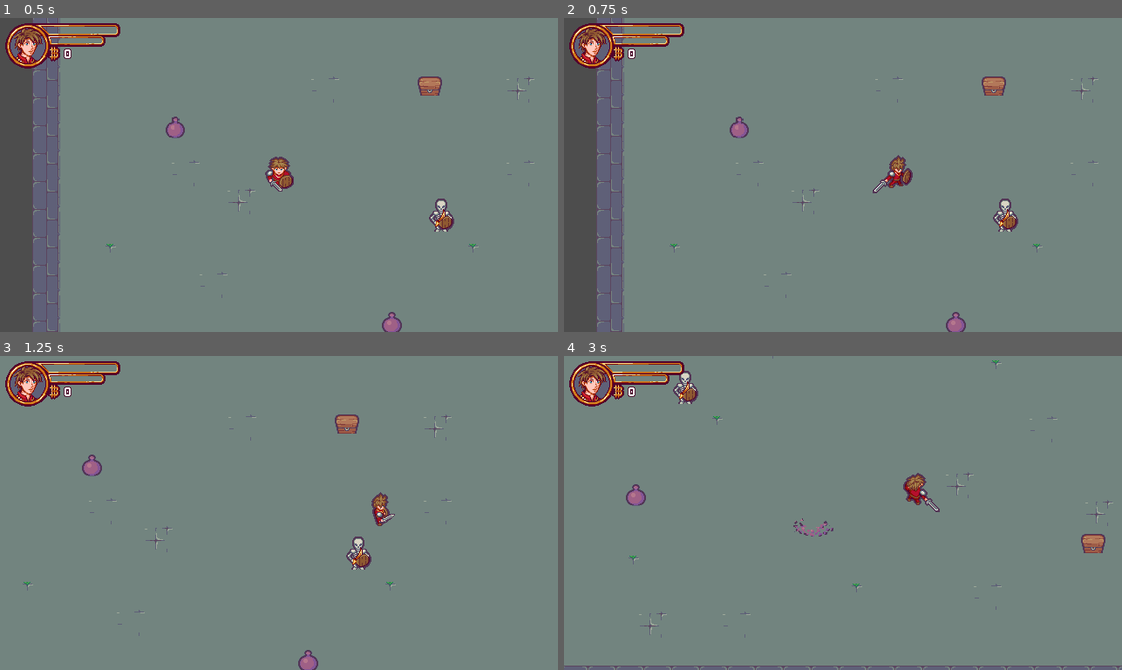
Above: before the commit, frames 1-4 (two rows, left to right).
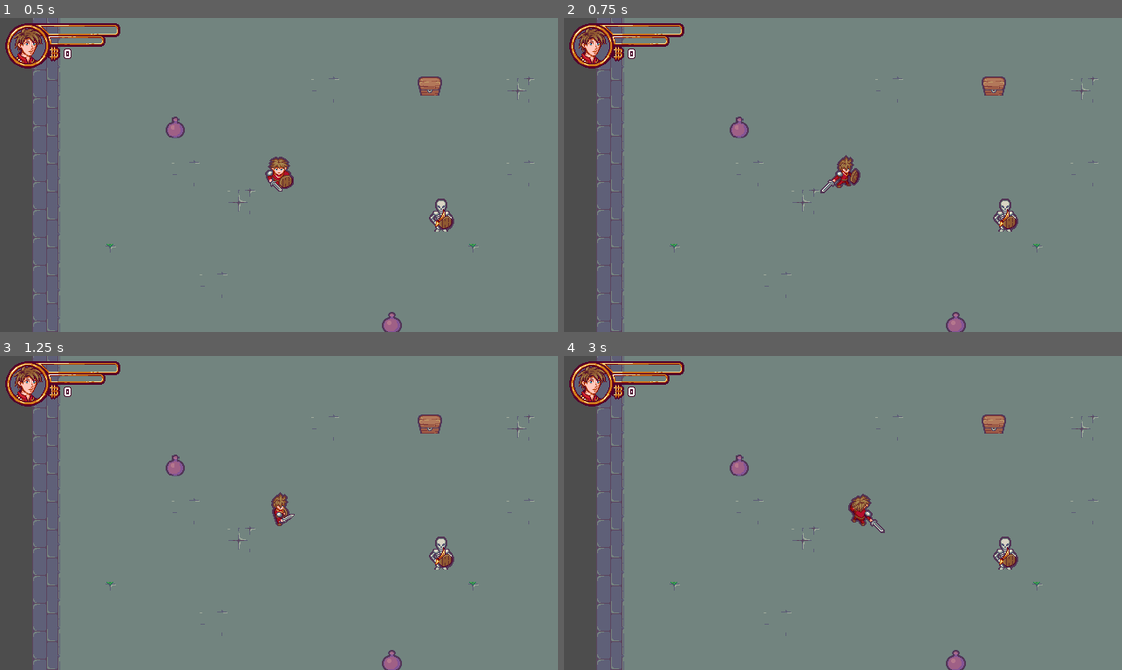
Above: after the commit, the same moments.

Repository: sylvainlap/game-002
Game: Godot game, scene res://Scenes/Levels/level.tscn
The game is run twice, just before and just after one commit, with the same random seed, the same clock (stepped at 60 frames per second) and the same inputs. Sound files missing from this copy of the repository are replaced by a short silence.
Inputs:
- Up to frame 1 (0.5 s): no input
- Up to frame 2 (0.75 s): tap Enter (ui_accept) at 0.5, 0.6 s; hold Right (ui_right) from 0.53 s (still down)
- Up to frame 3 (1.25 s): keep holding Right (ui_right); tap Enter (ui_accept) at 0.77, 1.07 s
- Up to frame 4 (3 s): release Right (ui_right) at 1.28 s; hold Down (ui_down) 1.28-2.03 s; tap Enter (ui_accept) at 1.35, 1.52, 1.82, 2.1, 2.85 s; hold Right (ui_right) 2.03-2.78 s; hold Up (ui_up) from 2.78 s (still down)

Frame 1 is identical in both runs. In frame 2, 0.8% of the frame differs, in the area x 45-63%, y 43-56%; in frame 3, 12%; in frame 4, 13%, in the area x 0-100%, y 0-100%.

Commit message:
chore(state_machine): new archi

Diff:
--- /dev/null
+++ b/Scenes/Actors/Character/States/attack.gd
@@ -0,0 +1,2 @@
+extends State
+class_name CharacterAttackState
--- /dev/null
+++ b/Scenes/Actors/Character/States/idle.gd
@@ -0,0 +1,2 @@
+extends State
+class_name CharacterIdleState
--- /dev/null
+++ b/Scenes/Actors/Character/States/move.gd
@@ -0,0 +1,6 @@
+extends State
+class_name CharacterMoveState
+
+func update(delta: float) -> void:
+	owner.velocity = owner.moving_direction * owner.SPEED
+	owner.move_and_slide()
--- a/Scenes/Actors/Character/character.gd
+++ b/Scenes/Actors/Character/character.gd
@@ -11,13 +11,13 @@
 	set_moving_direction(direction.normalized())
 
 	if Input.is_action_just_pressed("ui_accept"):
-		set_state(STATE.ATTACK)
+		state_machine.set_state("Attack")
 
-	if get_state() != STATE.ATTACK:
+	if state_machine.get_state_name() != "Attack":
 		if get_moving_direction() == Vector2.ZERO:
-			set_state(STATE.IDLE)
+			state_machine.set_state("Idle")
 		else:
-			set_state(STATE.MOVE)
+			state_machine.set_state("Move")
 
 
 func _interaction_attempt() -> bool:
@@ -33,9 +33,9 @@
 	return attempt_success
 
 
-func _on_state_changed() -> void:
-	if get_state() == STATE.ATTACK:
+func _on_state_changed(new_state: Node2D) -> void:
+	if new_state.name == "Attack":
 		if _interaction_attempt():
-			set_state(STATE.IDLE)
+			state_machine.set_state("Idle")
 
-	super()
+	super(new_state)
--- a/Scenes/Actors/Character/character.tscn
+++ b/Scenes/Actors/Character/character.tscn
@@ -1,10 +1,13 @@
-[gd_scene load_steps=6 format=3 uid="uid://o86pw35ntehg"]
+[gd_scene load_steps=9 format=3 uid="uid://o86pw35ntehg"]
 
 [ext_resource type="PackedScene" uid="uid://d3ncuh1jq0sqw" path="res://Scenes/Actors/actor.tscn" id="1_ixfix"]
 [ext_resource type="Script" path="res://Scenes/Actors/Character/character.gd" id="1_wtjlj"]
 [ext_resource type="SpriteFrames" uid="uid://bgxuab8h77fyl" path="res://Scenes/Actors/Character/character_sprite_frame.tres" id="2_siyj3"]
 [ext_resource type="Shape2D" uid="uid://byq2fmlc165jm" path="res://Scenes/Actors/Character/character_hit_box.tres" id="3_71yk0"]
 [ext_resource type="Shape2D" uid="uid://nfnfl8elw6st" path="res://Scenes/Actors/Character/character_attack_hit_box.tres" id="4_erdnv"]
+[ext_resource type="Script" path="res://Scenes/Actors/Character/States/move.gd" id="6_4gx33"]
+[ext_resource type="Script" path="res://Scenes/Actors/Character/States/idle.gd" id="6_p5kfc"]
+[ext_resource type="Script" path="res://Scenes/Actors/Character/States/attack.gd" id="8_7bog1"]
 
 [node name="Character" instance=ExtResource("1_ixfix")]
 script = ExtResource("1_wtjlj")
@@ -24,3 +27,12 @@
 drag_horizontal_enabled = true
 drag_vertical_enabled = true
 editor_draw_drag_margin = true
+
+[node name="Idle" parent="StateMachine" index="0"]
+script = ExtResource("6_p5kfc")
+
+[node name="Move" parent="StateMachine" index="1"]
+script = ExtResource("6_4gx33")
+
+[node name="Attack" parent="StateMachine" index="2"]
+script = ExtResource("8_7bog1")
--- a/Scenes/Actors/actor.gd
+++ b/Scenes/Actors/actor.gd
@@ -1,18 +1,12 @@
 extends CharacterBody2D
 class_name Actor
 
-@onready var animated_sprite: Node = get_node("AnimatedSprite2D")
-@onready var attack_hit_box: Node = get_node("AttackHitBox")
+@onready var animated_sprite := get_node("AnimatedSprite2D")
+@onready var attack_hit_box := get_node("AttackHitBox")
+@onready var state_machine := get_node("StateMachine")
 
-signal state_changed
 signal moving_direction_changed
 signal facing_direction_changed
-
-enum STATE {
-	IDLE,
-	MOVE,
-	ATTACK,
-}
 
 const SPEED := 300.0
 
@@ -25,17 +19,6 @@
 	"up": Vector2.UP,
 	"down": Vector2.DOWN,
 }
-
-var state := STATE.IDLE: set = set_state, get = get_state
-
-
-func set_state(new_state: STATE) -> void:
-	if new_state != state:
-		state = new_state
-		state_changed.emit()
-
-func get_state() -> STATE:
-	return state
 
 
 func set_moving_direction(new_moving_direction: Vector2) -> void:
@@ -59,16 +42,11 @@
 
 
 func _ready() -> void:
-	state_changed.connect(_on_state_changed)
+	state_machine.state_changed.connect(_on_state_changed)
 	moving_direction_changed.connect(_on_moving_direction_changed)
 	facing_direction_changed.connect(_on_facing_direction_changed)
 	animated_sprite.animation_finished.connect(_on_animated_sprite_2d_animation_finished)
 	animated_sprite.frame_changed.connect(_on_animated_sprite_2d_frame_changed)
-
-
-func _physics_process(_delta: float) -> void:
-	velocity = moving_direction * SPEED
-	move_and_slide()
 
 
 func find_direction_name(dir: Vector2) -> String:
@@ -85,17 +63,9 @@
 
 func _update_animation() -> void:
 	var direction_name := find_direction_name(get_facing_direction())
-	var state_name := ""
+	var state_name = state_machine.get_state_name()
 
-	match(state):
-		STATE.IDLE:
-			state_name = "idle"
-		STATE.MOVE:
-			state_name = "move"
-		STATE.ATTACK:
-			state_name = "attack"
-
-	animated_sprite.play(state_name + "_" + direction_name)
+	animated_sprite.play(state_name.to_lower() + "_" + direction_name)
 
 
 func _update_attack_hit_box_direction() -> void:
@@ -112,7 +82,7 @@
 			body.destroy()
 
 
-func _on_state_changed() -> void:
+func _on_state_changed(new_state: Node2D) -> void:
 	_update_animation()
 
 
@@ -141,7 +111,7 @@
 
 func _on_animated_sprite_2d_animation_finished() -> void:
 	if "attack".is_subsequence_of(animated_sprite.get_animation()):
-		set_state(STATE.IDLE)
+		state_machine.set_state("Idle")
 
 
 func _on_animated_sprite_2d_frame_changed() -> void:
--- a/Scenes/Actors/actor.tscn
+++ b/Scenes/Actors/actor.tscn
@@ -1,6 +1,8 @@
-[gd_scene load_steps=2 format=3 uid="uid://d3ncuh1jq0sqw"]
+[gd_scene load_steps=4 format=3 uid="uid://d3ncuh1jq0sqw"]
 
 [ext_resource type="Script" path="res://Scenes/Actors/actor.gd" id="1_7et1r"]
+[ext_resource type="Script" path="res://StateMachine/state_machine.gd" id="2_w844r"]
+[ext_resource type="Script" path="res://StateMachine/state.gd" id="3_3kdbl"]
 
 [node name="Actor" type="CharacterBody2D"]
 texture_filter = 1
@@ -21,3 +23,15 @@
 [node name="CollisionShape2D" type="CollisionShape2D" parent="AttackHitBox"]
 position = Vector2(0, 20)
 metadata/_edit_lock_ = true
+
+[node name="StateMachine" type="Node2D" parent="."]
+script = ExtResource("2_w844r")
+
+[node name="Idle" type="Node2D" parent="StateMachine"]
+script = ExtResource("3_3kdbl")
+
+[node name="Move" type="Node2D" parent="StateMachine"]
+script = ExtResource("3_3kdbl")
+
+[node name="Attack" type="Node2D" parent="StateMachine"]
+script = ExtResource("3_3kdbl")
--- a/Scenes/InteractiveObjects/chest.gd
+++ b/Scenes/InteractiveObjects/Chest/chest.gd
@@ -1,26 +1,21 @@
 extends StaticBody2D
 
 @onready var animated_sprite = get_node("AnimatedSprite2D")
+@onready var state_machine = get_node("StateMachine")
 
-enum STATE {
-	IDLE,
-	OPENING,
-	OPENED
-}
-
-var state: int = STATE.IDLE
 
 func interact() -> void:
-	if state != STATE.IDLE:
-		return
+	if state_machine.get_state_name() == "Idle":
+		state_machine.set_state("Opening")
+		animated_sprite.play("open")
 
-	state = STATE.OPENING
-	animated_sprite.play("open")
 
 func _spawn_content() -> void:
-	EVENTS.emit_signal("spawn_coin", position)
+	for n in range(8):
+		EVENTS.spawn_coin.emit(position)
+
 
 func _on_animated_sprite_2d_animation_finished() -> void:
 	if animated_sprite.get_animation() == "open":
-		state = STATE.OPENED
+		state_machine.set_state("Opened")
 		_spawn_content()
--- a/Scenes/InteractiveObjects/chest.tscn
+++ b/Scenes/InteractiveObjects/Chest/chest.tscn
@@ -1,26 +1,28 @@
-[gd_scene load_steps=10 format=3 uid="uid://c858brhrcg8ak"]
+[gd_scene load_steps=12 format=3 uid="uid://c858brhrcg8ak"]
 
-[ext_resource type="Texture2D" uid="uid://dc6wxvikuknq6" path="res://Scenes/InteractiveObjects/Sprites/Chest_SpriteSheet.png" id="1_h6hst"]
-[ext_resource type="Script" path="res://Scenes/InteractiveObjects/chest.gd" id="1_me560"]
+[ext_resource type="Script" path="res://Scenes/InteractiveObjects/Chest/chest.gd" id="1_extik"]
+[ext_resource type="Texture2D" uid="uid://dc6wxvikuknq6" path="res://Scenes/InteractiveObjects/Chest/Sprites/Chest_SpriteSheet.png" id="2_nrghr"]
+[ext_resource type="Script" path="res://StateMachine/state_machine.gd" id="3_gsqgf"]
+[ext_resource type="Script" path="res://StateMachine/state.gd" id="4_l0cnp"]
 
 [sub_resource type="AtlasTexture" id="AtlasTexture_s1r0m"]
-atlas = ExtResource("1_h6hst")
+atlas = ExtResource("2_nrghr")
 region = Rect2(0, 0, 64, 64)
 
 [sub_resource type="AtlasTexture" id="AtlasTexture_r81yt"]
-atlas = ExtResource("1_h6hst")
+atlas = ExtResource("2_nrghr")
 region = Rect2(64, 0, 64, 64)
 
 [sub_resource type="AtlasTexture" id="AtlasTexture_hk214"]
-atlas = ExtResource("1_h6hst")
+atlas = ExtResource("2_nrghr")
 region = Rect2(128, 0, 64, 64)
 
 [sub_resource type="AtlasTexture" id="AtlasTexture_ppmw4"]
-atlas = ExtResource("1_h6hst")
+atlas = ExtResource("2_nrghr")
 region = Rect2(192, 0, 64, 64)
 
 [sub_resource type="AtlasTexture" id="AtlasTexture_ekrn3"]
-atlas = ExtResource("1_h6hst")
+atlas = ExtResource("2_nrghr")
 region = Rect2(256, 0, 64, 64)
 
 [sub_resource type="SpriteFrames" id="SpriteFrames_yr0c8"]
@@ -54,7 +56,7 @@
 [sub_resource type="RectangleShape2D" id="RectangleShape2D_h4kt1"]
 
 [node name="Chest" type="StaticBody2D"]
-script = ExtResource("1_me560")
+script = ExtResource("1_extik")
 
 [node name="AnimatedSprite2D" type="AnimatedSprite2D" parent="."]
 texture_filter = 1
@@ -65,4 +67,16 @@
 [node name="CollisionShape2D" type="CollisionShape2D" parent="."]
 shape = SubResource("RectangleShape2D_h4kt1")
 
+[node name="StateMachine" type="Node2D" parent="."]
+script = ExtResource("3_gsqgf")
+
+[node name="Idle" type="Node2D" parent="StateMachine"]
+script = ExtResource("4_l0cnp")
+
+[node name="Opening" type="Node2D" parent="StateMachine"]
+script = ExtResource("4_l0cnp")
+
+[node name="Opened" type="Node2D" parent="StateMachine"]
+script = ExtResource("4_l0cnp")
+
 [connection signal="animation_finished" from="AnimatedSprite2D" to="." method="_on_animated_sprite_2d_animation_finished"]
--- /dev/null
+++ b/Scenes/InteractiveObjects/Coin/States/follow.gd
@@ -0,0 +1,19 @@
+extends State
+class_name CoinFollowState
+
+
+func _follow(delta: float) -> void:
+	if owner.target == null:
+		return
+
+	var target_pos = owner.target.get_position()
+	var spd = owner.speed * delta
+	if position.distance_to(target_pos) < spd:
+		position = target_pos
+		owner._collect()
+	else:
+		position = position.move_toward(target_pos, spd)
+
+
+func update(delta: float) -> void:
+	_follow(delta)
--- /dev/null
+++ b/Scenes/InteractiveObjects/Coin/States/spawn.gd
@@ -0,0 +1,21 @@
+extends State
+class_name CoinSpawnState
+
+var spawn_v_force: float = -400.0
+var spawn_dir_force: float = 200.0
+var spawn_dir_velocity: Vector2 = Vector2.ZERO
+var damping: float = 20.0
+
+
+func _spawn(delta: float) -> void:
+	spawn_v_force += owner.GRAVITY
+	var spawn_v_velocity = Vector2(0.0, spawn_v_force)
+	spawn_dir_velocity = owner.spawn_dir * spawn_dir_force
+	spawn_dir_velocity = spawn_dir_velocity.limit_length(spawn_dir_velocity.length() - damping)
+	var velocity = spawn_v_velocity + spawn_dir_velocity
+
+	position += velocity * delta
+
+
+func update(delta: float) -> void:
+	_spawn(delta)
--- /dev/null
+++ b/Scenes/InteractiveObjects/Coin/coin.gd
@@ -0,0 +1,70 @@
+extends Node2D
+
+@onready var area = get_node("Area2D")
+@onready var coin_sprite = get_node("CoinSprite")
+@onready var shadow_sprite = get_node("ShadowSprite")
+@onready var audio_stream = get_node("AudioStreamPlayer2D")
+@onready var animation_player = get_node("AnimationPlayer")
+@onready var state_machine = get_node("StateMachine")
+
+const GRAVITY: float = 40.0
+
+var target: Node2D = null
+var speed: float = 400.0
+var spawn_dir: Vector2 = Vector2.ZERO
+
+
+func _ready() -> void:
+	animation_player.play("wave")
+	state_machine.state_changed.connect(_on_state_changed)
+	_init_spawn_values()
+
+
+func _init_spawn_values() -> void:
+	var rdm_angle = randf_range(0.0, 360.0)
+	spawn_dir = Vector2(sin(rdm_angle), cos(rdm_angle))
+
+
+func _collect() -> void:
+	audio_stream.play()
+	coin_sprite.set_visible(false)
+	shadow_sprite.set_visible(false)
+	state_machine.set_state("Collected")
+
+	EVENTS.coin_collected.emit()
+
+	await audio_stream.finished
+	queue_free()
+
+
+func _follow_target(body: Node2D) -> void:
+	state_machine.set_state("Follow")
+	target = body
+
+
+func _on_area_2d_body_entered(body: Node2D) -> void:
+	if state_machine.get_state_name() == "Idle":
+		_follow_target(body)
+
+
+func _on_timer_timeout() -> void:
+	if state_machine.get_state_name() == "Idle":
+		coin_sprite.play("rotation")
+		shadow_sprite.play("rotation")
+
+
+func _on_coin_sprite_animation_finished() -> void:
+	if coin_sprite.get_animation() == "rotation":
+		coin_sprite.play("idle")
+		shadow_sprite.play("idle")
+
+
+func _on_spawn_duration_timer_timeout() -> void:
+	state_machine.set_state("Idle")
+
+
+func _on_state_changed(new_state: Node2D):
+	if new_state.name == "Idle":
+		for body in area.get_overlapping_bodies():
+			if body is Character:
+				_follow_target(body)
--- a/Scenes/InteractiveObjects/coin.tscn
+++ b/Scenes/InteractiveObjects/Coin/coin.tscn
@@ -1,9 +1,13 @@
-[gd_scene load_steps=29 format=3 uid="uid://ca4tlylv3ytgd"]
-
-[ext_resource type="Texture2D" uid="uid://demh86hifqtl8" path="res://Scenes/InteractiveObjects/Sprites/PetitePiece_SpriteSheet.png" id="1_lnoao"]
-[ext_resource type="Script" path="res://Scenes/InteractiveObjects/coin.gd" id="1_wk0j4"]
-[ext_resource type="Texture2D" uid="uid://dmx8ud7ml2y8y" path="res://Scenes/InteractiveObjects/Sprites/PetitePieceShadow_SpriteSheet.png" id="2_qppfk"]
-[ext_resource type="AudioStream" uid="uid://cj88uiu5caqtl" path="res://Scenes/InteractiveObjects/Sound/Validation.ogg" id="4_gpkx7"]
+[gd_scene load_steps=33 format=3 uid="uid://ca4tlylv3ytgd"]
+
+[ext_resource type="Texture2D" uid="uid://demh86hifqtl8" path="res://Scenes/InteractiveObjects/Coin/Sprites/PetitePiece_SpriteSheet.png" id="1_lnoao"]
+[ext_resource type="Script" path="res://Scenes/InteractiveObjects/Coin/coin.gd" id="1_wk0j4"]
+[ext_resource type="Texture2D" uid="uid://dmx8ud7ml2y8y" path="res://Scenes/InteractiveObjects/Coin/Sprites/PetitePieceShadow_SpriteSheet.png" id="2_qppfk"]
+[ext_resource type="AudioStream" uid="uid://cj88uiu5caqtl" path="res://Scenes/InteractiveObjects/Coin/Sound/Validation.ogg" id="4_gpkx7"]
+[ext_resource type="Script" path="res://StateMachine/state_machine.gd" id="5_q4fsm"]
+[ext_resource type="Script" path="res://StateMachine/state.gd" id="6_fjkjr"]
+[ext_resource type="Script" path="res://Scenes/InteractiveObjects/Coin/States/spawn.gd" id="6_mmlls"]
+[ext_resource type="Script" path="res://Scenes/InteractiveObjects/Coin/States/follow.gd" id="7_jjp8s"]
 
 [sub_resource type="AtlasTexture" id="AtlasTexture_3lqpe"]
 atlas = ExtResource("2_qppfk")
@@ -259,7 +263,21 @@
 one_shot = true
 autostart = true
 
-[connection signal="state_changed" from="." to="." method="_on_state_changed"]
+[node name="StateMachine" type="Node2D" parent="."]
+script = ExtResource("5_q4fsm")
+
+[node name="Spawn" type="Node2D" parent="StateMachine"]
+script = ExtResource("6_mmlls")
+
+[node name="Idle" type="Node2D" parent="StateMachine"]
+script = ExtResource("6_fjkjr")
+
+[node name="Follow" type="Node2D" parent="StateMachine"]
+script = ExtResource("7_jjp8s")
+
+[node name="Collected" type="Node2D" parent="StateMachine"]
+script = ExtResource("6_fjkjr")
+
 [connection signal="animation_finished" from="CoinSprite" to="." method="_on_coin_sprite_animation_finished"]
 [connection signal="body_entered" from="Area2D" to="." method="_on_area_2d_body_entered"]
 [connection signal="timeout" from="Timer" to="." method="_on_timer_timeout"]
--- a/Scenes/InteractiveObjects/jar.gd
+++ b/Scenes/InteractiveObjects/Jar/jar.gd
@@ -2,23 +2,14 @@
 
 @onready var animated_sprite = get_node("AnimatedSprite2D")
 @onready var collision_shape = get_node("CollisionShape2D")
-
-enum STATE {
-	IDLE,
-	BREAKING,
-	BROKEN
-}
-
-var state: int = STATE.IDLE
+@onready var state_machine = get_node("StateMachine")
 
 func destroy() -> void:
-	if state != STATE.IDLE:
-		return
-
-	state = STATE.BREAKING
-	animated_sprite.play("break")
+	if state_machine.get_state_name() == "Idle":
+		state_machine.set_state("Breaking")
+		animated_sprite.play("break")
 
 func _on_animated_sprite_2d_animation_finished() -> void:
 	if animated_sprite.get_animation() == "break":
-		state = STATE.BROKEN
+		state_machine.set_state("Broken")
 		collision_shape.set_disabled(true)
--- a/Scenes/InteractiveObjects/jar.tscn
+++ b/Scenes/InteractiveObjects/Jar/jar.tscn
@@ -1,7 +1,9 @@
-[gd_scene load_steps=11 format=3 uid="uid://dbt61jtuuortk"]
+[gd_scene load_steps=13 format=3 uid="uid://dbt61jtuuortk"]
 
-[ext_resource type="Script" path="res://Scenes/InteractiveObjects/jar.gd" id="1_0rhaw"]
-[ext_resource type="Texture2D" uid="uid://db7o6qqh6rv6e" path="res://Scenes/InteractiveObjects/Sprites/Jar_SpriteSheet.png" id="1_kylwp"]
+[ext_resource type="Script" path="res://Scenes/InteractiveObjects/Jar/jar.gd" id="1_0rhaw"]
+[ext_resource type="Texture2D" uid="uid://db7o6qqh6rv6e" path="res://Scenes/InteractiveObjects/Jar/Sprites/Jar_SpriteSheet.png" id="1_kylwp"]
+[ext_resource type="Script" path="res://StateMachine/state_machine.gd" id="3_kp052"]
+[ext_resource type="Script" path="res://StateMachine/state.gd" id="4_i732o"]
 
 [sub_resource type="AtlasTexture" id="AtlasTexture_60pfj"]
 atlas = ExtResource("1_kylwp")
@@ -72,4 +74,16 @@
 [node name="CollisionShape2D" type="CollisionShape2D" parent="."]
 shape = SubResource("CircleShape2D_03fw6")
 
+[node name="StateMachine" type="Node2D" parent="."]
+script = ExtResource("3_kp052")
+
+[node name="Idle" type="Node2D" parent="StateMachine"]
+script = ExtResource("4_i732o")
+
+[node name="Breaking" type="Node2D" parent="StateMachine"]
+script = ExtResource("4_i732o")
+
+[node name="Broken" type="Node2D" parent="StateMachine"]
+script = ExtResource("4_i732o")
+
 [connection signal="animation_finished" from="AnimatedSprite2D" to="." method="_on_animated_sprite_2d_animation_finished"]
--- a/Scenes/InteractiveObjects/coin.gd
+++ /dev/null
@@ -1,123 +0,0 @@
-extends Node2D
-
-@onready var area = get_node("Area2D")
-@onready var coin_sprite = get_node("CoinSprite")
-@onready var shadow_sprite = get_node("ShadowSprite")
-@onready var audio_stream = get_node("AudioStreamPlayer2D")
-@onready var animation_player = get_node("AnimationPlayer")
-
-enum STATE {
-	SPAWN,
-	IDLE,
-	FOLLOW,
-	COLLECTED
-}
-
-const GRAVITY: float = 40.0
-
-var state: int = STATE.SPAWN: set = set_state, get = get_state
-var target: Node2D = null
-var speed: float = 400.0
-var spawn_dir: Vector2 = Vector2.ZERO
-var spawn_v_force: float = -400.0
-var spawn_dir_force: float = 200.0
-var spawn_dir_velocity: Vector2 = Vector2.ZERO
-var damping: float = 20.0
-
-signal state_changed
-
-
-func set_state(new_state: int) -> void:
-	if new_state != state:
-		state = new_state
-		state_changed.emit()
-
-
-func get_state() -> int:
-	return state
-
-
-func _ready() -> void:
-	animation_player.play("wave")
-	_init_spawn_values()
-
-
-func _physics_process(delta: float) -> void:
-	match(get_state()):
-		STATE.FOLLOW:
-			_follow(delta)
-		STATE.SPAWN:
-			_spawn(delta)
-
-
-func _follow(delta: float) -> void:
-	if target == null:
-		return
-
-	var target_pos = target.get_position()
-	var spd = speed * delta
-	if position.distance_to(target_pos) < spd:
-		position = target_pos
-		_collect()
-	else:
-		position = position.move_toward(target_pos, spd)
-
-
-func _spawn(delta: float) -> void:
-	spawn_v_force += GRAVITY
-	var spawn_v_velocity = Vector2(0.0, spawn_v_force)
-	spawn_dir_velocity = spawn_dir * spawn_dir_force
-	spawn_dir_velocity = spawn_dir_velocity.limit_length(spawn_dir_velocity.length() - damping)
-	var velocity = spawn_v_velocity + spawn_dir_velocity
-
-	position += velocity * delta
-
-
-func _init_spawn_values() -> void:
-	var rdm_angle = randf_range(0.0, 360.0)
-	spawn_dir = Vector2(sin(rdm_angle), cos(rdm_angle))
-
-
-func _collect() -> void:
-	audio_stream.play()
-	coin_sprite.set_visible(false)
-	shadow_sprite.set_visible(false)
-	set_state(STATE.COLLECTED)
-
-	EVENTS.emit_signal("coin_collected")
-
-	await audio_stream.finished
-	queue_free()
-
-
-func _follow_target(body: Node2D) -> void:
-	set_state(STATE.FOLLOW)
-	target = body
-
-
-func _on_area_2d_body_entered(body: Node2D) -> void:
-	if get_state() == STATE.IDLE:
-		_follow_target(body)
-
-
-func _on_timer_timeout() -> void:
-	if get_state() == STATE.IDLE:
-		coin_sprite.play("rotation")
-		shadow_sprite.play("rotation")
-
-
-func _on_coin_sprite_animation_finished() -> void:
-	if coin_sprite.get_animation() == "rotation":
-		coin_sprite.play("idle")
-		shadow_sprite.play("idle")
-
-
-func _on_spawn_duration_timer_timeout() -> void:
-	set_state(STATE.IDLE)
-
-
-func _on_state_changed() -> void:
-	if get_state() == STATE.IDLE:
-		for body in area.get_overlapping_bodies():
-			if body is Character:
-				_follow_target(body)
--- a/Scenes/Levels/coin_factory.gd
+++ b/Scenes/Levels/coin_factory.gd
@@ -1,22 +1,14 @@
 extends Node2D
 
-var coin_scene = preload("res://Scenes/InteractiveObjects/coin.tscn")
+var coin_scene = preload("res://Scenes/InteractiveObjects/Coin/coin.tscn")
 
 func _ready() -> void:
-	EVENTS.spawn_coin.connect(self._on_EVENTS_spawn_coin)
+	EVENTS.spawn_coin.connect(_on_EVENTS_spawn_coin)
 
 func _spawn_coin(pos: Vector2) -> void:
 	var coin = coin_scene.instantiate()
 	coin.set_position(pos)
 	owner.add_child(coin)
 
-	var coin2 = coin_scene.instantiate()
-	coin2.set_position(pos)
-	owner.add_child(coin2)
-
-	var coin3 = coin_scene.instantiate()
-	coin3.set_position(pos)
-	owner.add_child(coin3)
-
 func _on_EVENTS_spawn_coin(pos: Vector2) -> void:
 	_spawn_coin(pos)
--- a/Scenes/Levels/level.tscn
+++ b/Scenes/Levels/level.tscn
@@ -2,8 +2,8 @@
 
 [ext_resource type="PackedScene" uid="uid://o86pw35ntehg" path="res://Scenes/Actors/Character/character.tscn" id="1_f37is"]
 [ext_resource type="Texture2D" uid="uid://bkippavtdp4nf" path="res://Scenes/Levels/Tilesets/Tileset.png" id="2_tltmk"]
-[ext_resource type="PackedScene" uid="uid://c858brhrcg8ak" path="res://Scenes/InteractiveObjects/chest.tscn" id="3_ie3xb"]
-[ext_resource type="PackedScene" uid="uid://dbt61jtuuortk" path="res://Scenes/InteractiveObjects/jar.tscn" id="3_kihwd"]
+[ext_resource type="PackedScene" uid="uid://c858brhrcg8ak" path="res://Scenes/InteractiveObjects/Chest/chest.tscn" id="3_ie3xb"]
+[ext_resource type="PackedScene" uid="uid://dbt61jtuuortk" path="res://Scenes/InteractiveObjects/Jar/jar.tscn" id="3_kihwd"]
 [ext_resource type="Texture2D" uid="uid://bl2umm1s3bhy4" path="res://Scenes/UI/HUD/HUD.png" id="6_vcrfk"]
 [ext_resource type="Script" path="res://Scenes/UI/HUD/hud.gd" id="7_26xv8"]
 [ext_resource type="Texture2D" uid="uid://dxlgt5g6fy0ox" path="res://Scenes/UI/HUD/Portrait.png" id="7_t138d"]
--- /dev/null
+++ b/StateMachine/state.gd
@@ -0,0 +1,14 @@
+extends Node2D
+class_name State
+
+
+func enter_state() -> void:
+	pass
+
+
+func exit_state() -> void:
+	pass
+
+
+func update(delta: float) -> void:
+	pass
--- /dev/null
+++ b/StateMachine/state_machine.gd
@@ -0,0 +1,53 @@
+extends Node2D
+class_name StateMachine
+
+var current_state: Node2D = null: get = get_state, set = set_state
+var previous_state: Node2D = null: get = get_previous_state
+
+signal state_changed(new_state: Node2D)
+
+
+func set_state(new_state) -> void:
+	if new_state is String:
+		new_state = get_node_or_null(new_state)
+
+	if new_state == current_state:
+		return
+
+	if current_state != null:
+		current_state.exit_state()
+
+	previous_state = current_state
+	current_state = new_state
+
+	current_state.enter_state()
+
+	state_changed.emit(new_state)
+
+
+func get_state() -> Node2D:
+	return current_state
+
+
+func get_state_name() -> String:
+	if current_state == null:
+		return ""
+
+	return current_state.name
+
+
+func get_previous_state() -> Node2D:
+	return previous_state
+
+
+func get_previous_state_name() -> String:
+	return previous_state.name
+
+
+func _ready() -> void:
+	set_state(get_child(0))
+
+
+func _physics_process(delta: float) -> void:
+	if current_state != null:
+		current_state.update(delta)
--- a/project.godot
+++ b/project.godot
@@ -17,8 +17,8 @@
 
 [autoload]
 
-GAME="*res://Autoload/game.gd"
-EVENTS="*res://Autoload/events.gd"
+GAME="*res://Autoloads/game.gd"
+EVENTS="*res://Autoloads/events.gd"
 
 [display]
 
Renamed: Autoload/events.gd -> Autoloads/events.gd
Renamed: Autoload/game.gd -> Autoloads/game.gd
Binary file removed: Scenes/Actors/Character/Sprites/Character.png
Renamed: Scenes/InteractiveObjects/Sprites/Chest_SpriteSheet.png -> Scenes/InteractiveObjects/Chest/Sprites/Chest_SpriteSheet.png
Not shown, changed: Scenes/InteractiveObjects/Chest/Sprites/Chest_SpriteSheet.png.import
Not shown, added: Scenes/InteractiveObjects/Coin/Sound/Validation.ogg.import
Renamed: Scenes/InteractiveObjects/Sprites/PetitePieceShadow_SpriteSheet.png -> Scenes/InteractiveObjects/Coin/Sprites/PetitePieceShadow_SpriteSheet.png
Not shown, changed: Scenes/InteractiveObjects/Coin/Sprites/PetitePieceShadow_SpriteSheet.png.import
Renamed: Scenes/InteractiveObjects/Sprites/PetitePiece_SpriteSheet.png -> Scenes/InteractiveObjects/Coin/Sprites/PetitePiece_SpriteSheet.png
Not shown, changed: Scenes/InteractiveObjects/Coin/Sprites/PetitePiece_SpriteSheet.png.import
Renamed: Scenes/InteractiveObjects/Sprites/Jar_SpriteSheet.png -> Scenes/InteractiveObjects/Jar/Sprites/Jar_SpriteSheet.png
Not shown, changed: Scenes/InteractiveObjects/Jar/Sprites/Jar_SpriteSheet.png.import
(and 3 more such lines)
